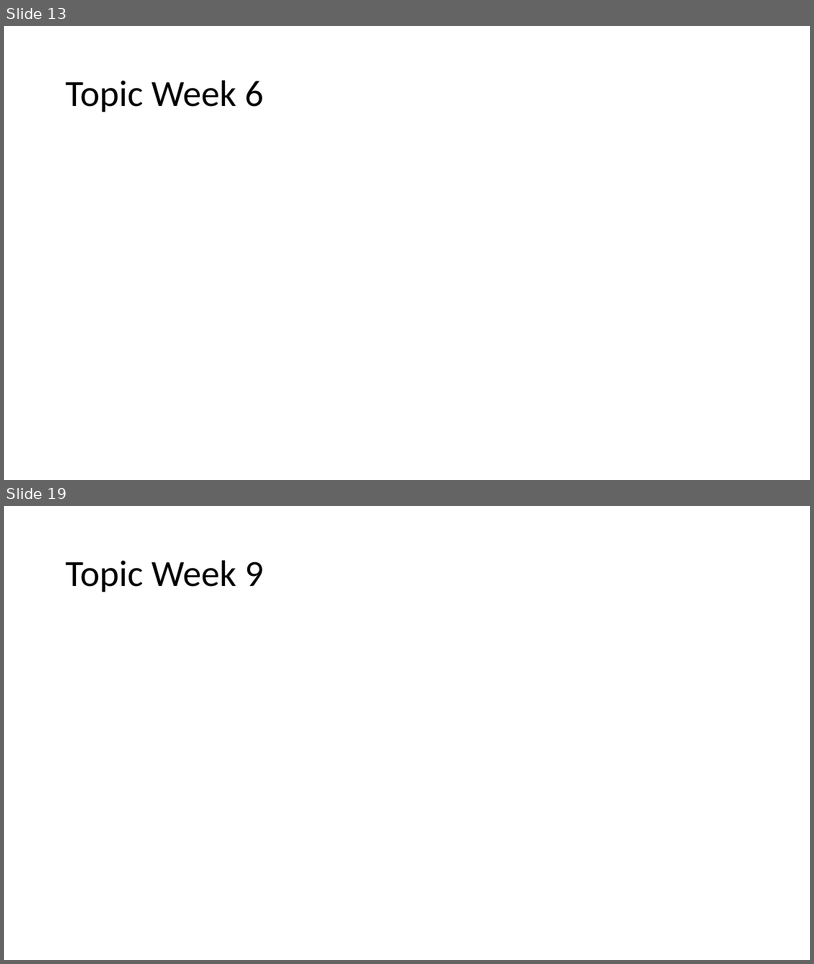
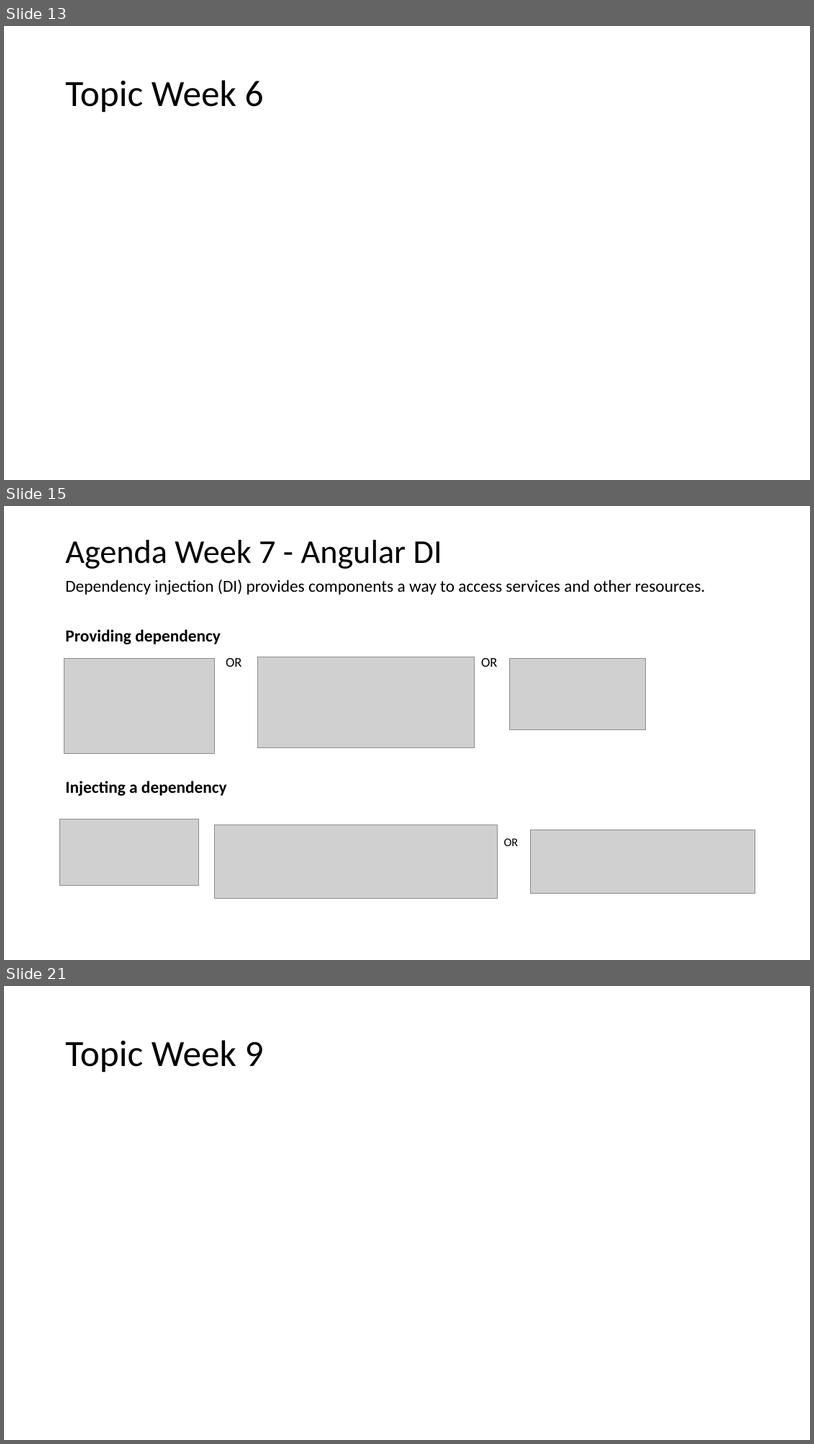
Before and after one commit to spoorthiempowher/Empowher-Curriculum, a slide deck: Angular/EmpowHer - Tech Curriculum.pptx. Shown one above the other, each under a label of ours: slides 13 and 19 before the commit, slides 13, 15 and 21 after it; the slides between them are not shown. The pictures are 814x964 and 814x1444 pixels, drawn with LibreOffice and Linux fonts; fonts in the diff are those of the drawing; grey boxes stand for pictures. Boxes give left, top, right and bottom in pixels: in the first picture for what was removed or moved away, otherwise in the second. Text is boxed around its words. In the diff, an @@ line names an element or a change of style, - is before the commit and + after.

Commit message:
Angular curriculum update for week 7,8,9

```diff
--- a/Angular/EmpowHer - Tech Curriculum.pptx
+++ b/Angular/EmpowHer - Tech Curriculum.pptx
@@ slide 15 added at box(4, 506, 810, 960), background #FFFFFF @@
@@ title added at box(65, 540, 442, 569), 39.6 pt, text #000000 @@
+Agenda Week 7 - Angular DI
@@ text added at box(65, 579, 706, 846), 20 pt, text #000000 @@
+Dependency injection (DI) provides components a way to access services and other resources.
+Providing dependency
+OR OR
+Injecting a dependency
+OR
@@ picture added at box(258, 656, 475, 748) @@
@@ picture added at box(64, 659, 214, 754) @@
@@ picture added at box(510, 659, 646, 730) @@
@@ picture added at box(59, 818, 199, 885) @@
@@ picture added at box(214, 825, 497, 898) @@
@@ picture added at box(531, 830, 756, 893) @@
@@ what was slide 19 is now slide 21 @@
```
Also in this commit, not shown: 7 other slides added, 5 slides removed.
